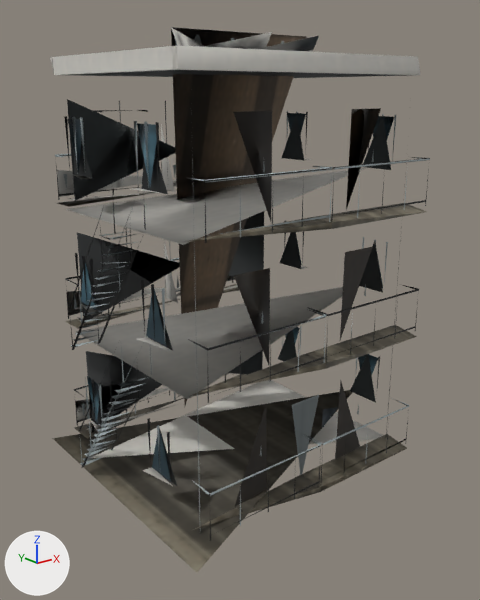
An edit to the OBJ model App/assets/lod/buildings/residential/residential_006.lod2.obj, drawn before and after from the same camera.
Before and after are seen from a 50 mm camera at (-9.64, -12.31, 8.93) aimed at (-0.1, -0.39, 4.15). Lighting does not change. The marker at lower left points along +X, +Y and +Z. The first picture is the older version. Where no turn or scale is listed for an object, it has been applied to the vertices.

The older version as bpy lines, for what is in view:
```python
me_residential_006 = bpy.data.meshes.new('residential_006')
me_residential_006.from_pydata(...)  # 1758 vertices, 1715 faces; spans x -3.79..3.55, y -3.38..3.38, z 0.0..10.16
me_residential_006.materials.append(mat_residential_016_baked)  # picture img_residential_016_diffuse_png
ob_residential_006 = bpy.data.objects.new('residential_006', me_residential_006)
ob_residential_006.location = (0.0, 0.0, 0.0)
```
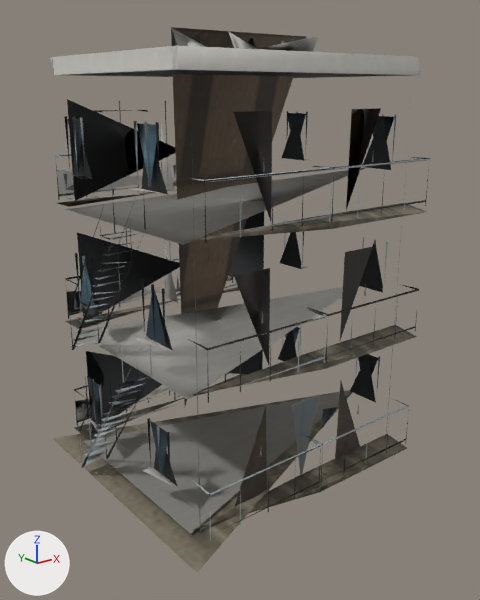
Where the change shows, as pixel boxes (x1, y1, x2, y2) in the pictures (480 x 600 px; the box of a moved part takes in the faces that stretch with it):
part 1 of me_residential_006, deleted
    before: (90, 380, 383, 458)
part 2 of me_residential_006, moved or reshaped
    before: (152, 32, 419, 482)
    after: (84, 31, 419, 533)
part 3 of me_residential_006, surface changed
    both: (52, 28, 378, 555)

The edits, one by one:
me_residential_006 has 1758 vertices, 1715 faces and spans x -3.79..3.55, y -3.38..3.38, z 0.0..10.16.
me_residential_006 is used by ob_residential_006; location (0.0, 0.0, 0.0).
me_residential_006 part 1: the loose piece of 3 vertices spanning x -3.74..3.32, y -2.48..2.48, z 0.15..0.66 is deleted.
Part 2, on me_residential_006:
12 vertices are removed from x -3.14..3.18, y -3.05..3.13, z 1.1..10.16.
259 faces are deleted.
6 vertices move within x 0.15..3.17, y -3.05..3.13, z 4.43..4.44.
15 vertices are added at x -3.15..3.19, y -3.07..3.15, z 0.15..10.16.
260 new faces join them.
me_residential_006 part 3: 109 kept faces spanning x -3.57..3.55, y -3.38..3.38, z 0.0..10.16 get new texture (UV) coordinates.
